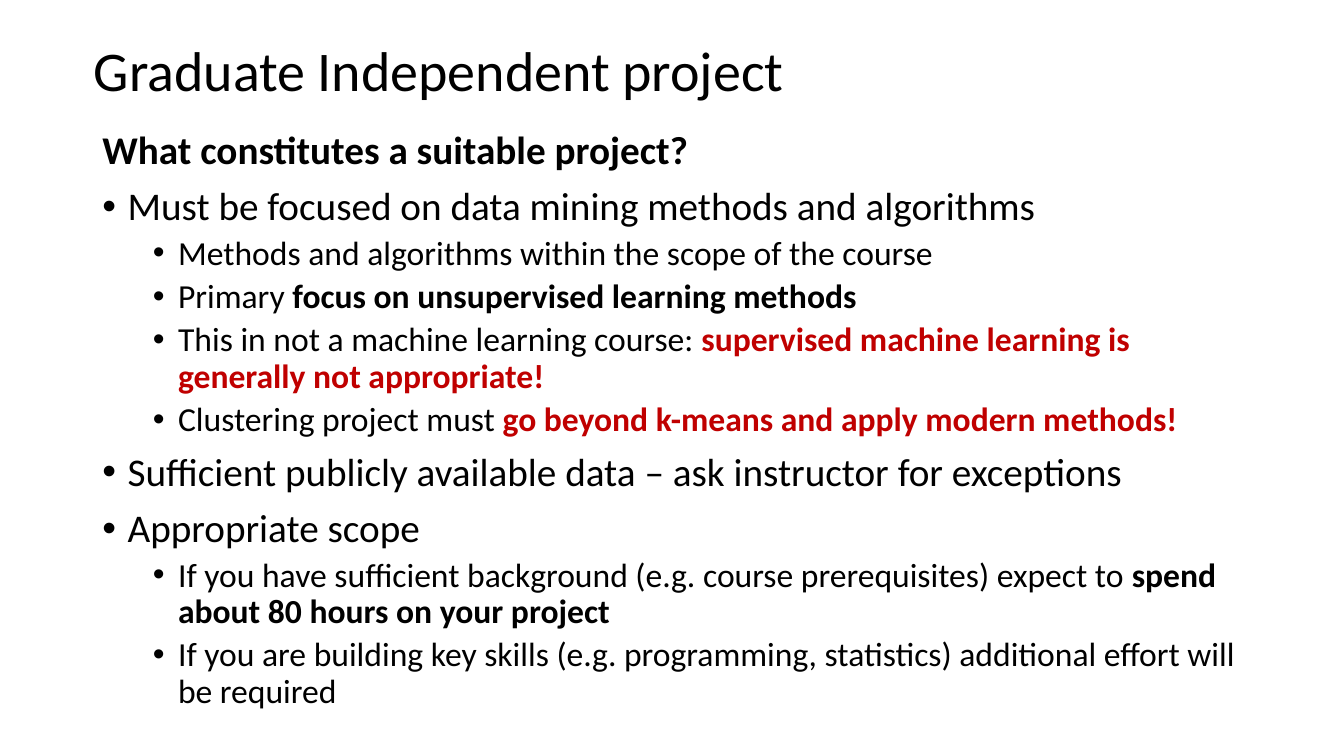
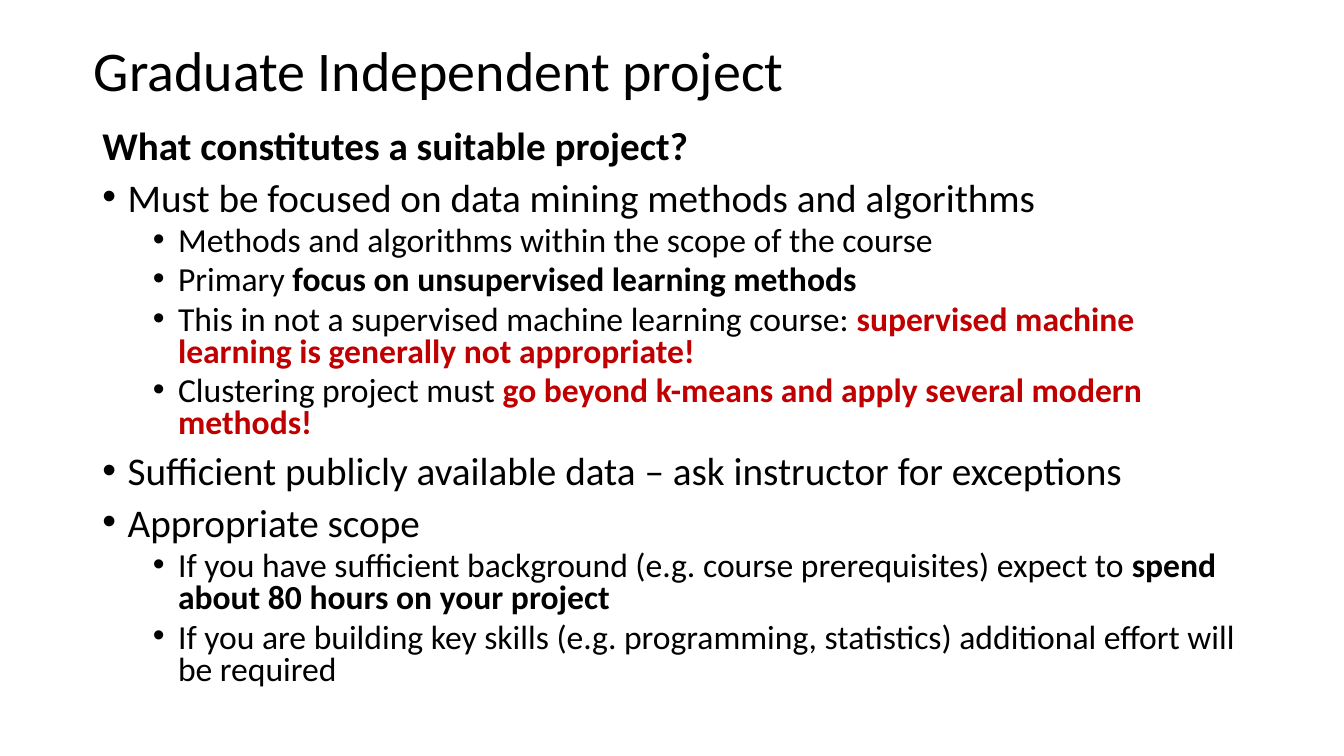
Before and after one commit to StephenElston/CSCI-E-108, a slide deck: slide 42 of slides/2_BigDataComputing.pptx. Drawn at 1344x756 pixels with LibreOffice and Linux fonts; fonts in the diff are those of the drawing. Boxes give left, top, right and bottom in pixels: in the first picture for what was removed or moved away, otherwise in the second. Text is boxed around its words. In the diff, an @@ line names an element or a change of style, - is before the commit and + after.

```diff
--- a/slides/2_BigDataComputing.pptx
+++ b/slides/2_BigDataComputing.pptx
@@ text at bbox=[102, 132, 1234, 687]: line spacing 0.9 to 0.8 @@
@@ text at bbox=[178, 307, 1142, 435]: text changed @@
-  • This in not a machine learning course: supervised machine learning is generally not appropriate!
-  • Clustering project must go beyond k-means and apply modern methods!
+  • This in not a supervised machine learning course: supervised machine learning is generally not appropriate!
+  • Clustering project must go beyond k-means and apply several modern methods!
```
Also in this commit, not shown: 4 other slides changed.
